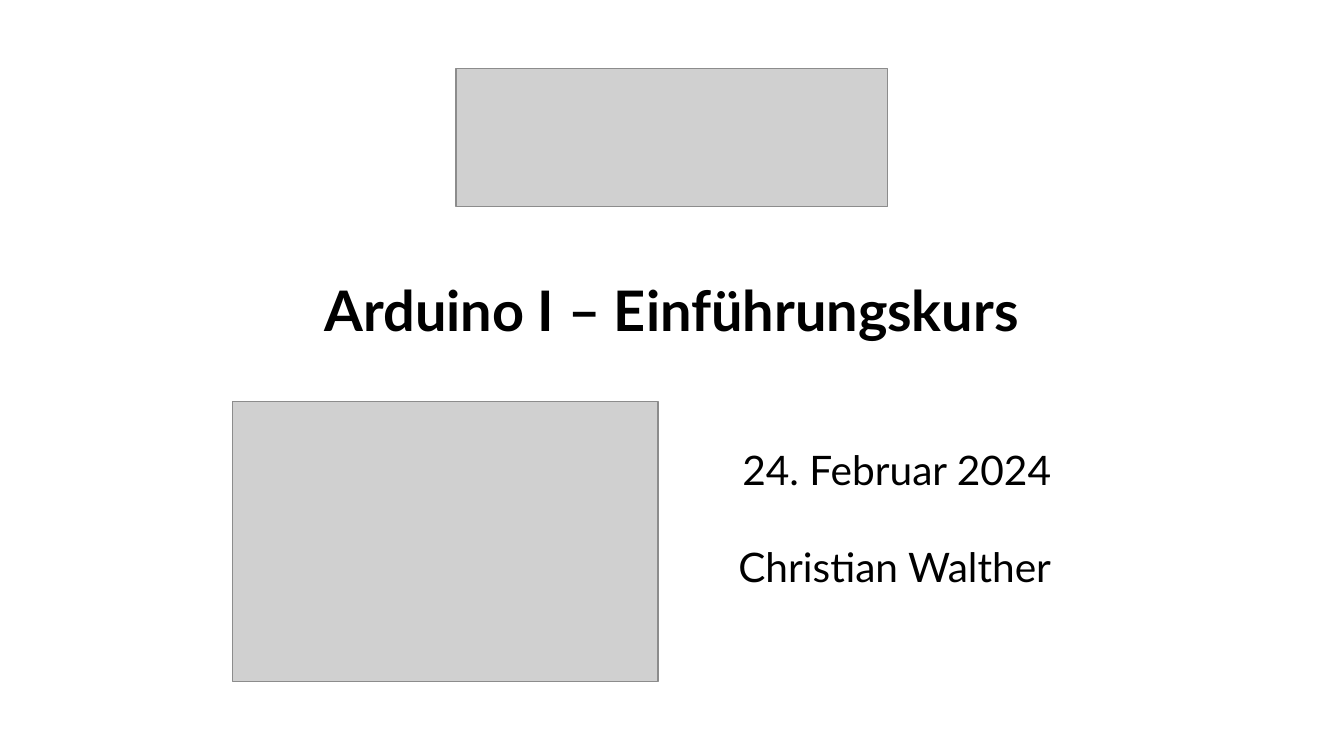
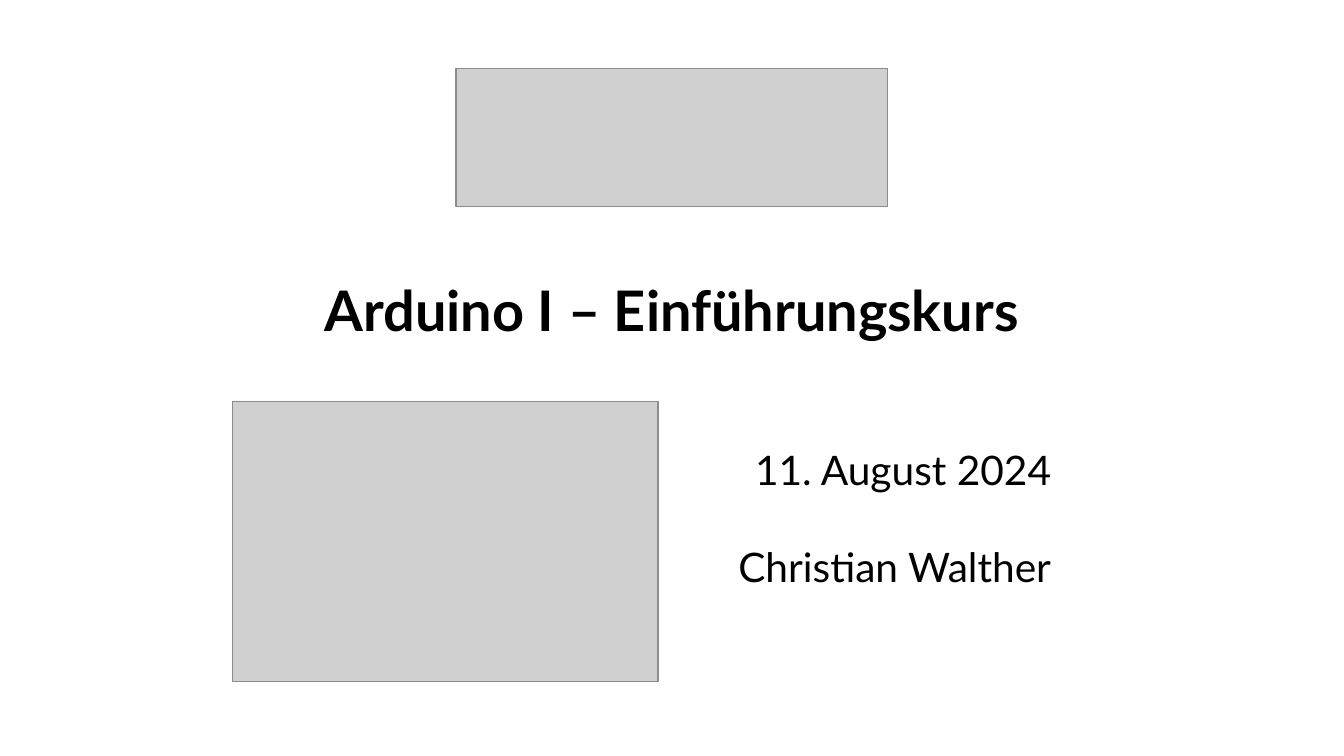
Before and after one commit to fablabwinti/workshop-arduino-1, a slide deck: slide 1 of ArduinoI.odp. Drawn at 1344x756 pixels with LibreOffice and Linux fonts; fonts in the diff are those of the drawing; grey boxes stand for pictures. Boxes give left, top, right and bottom in pixels: in the first picture for what was removed or moved away, otherwise in the second. Text is boxed around its words. In the diff, an @@ line names an element or a change of style, - is before the commit and + after.

Commit message:
Adjust title slide for 2024-08-11.

```diff
--- a/ArduinoI.odp
+++ b/ArduinoI.odp
@@ text at (755, 455, 1051, 493): text changed @@
-24. Februar 2024
+11. August 2024
```
Also in this commit, not shown: 1 other file.
